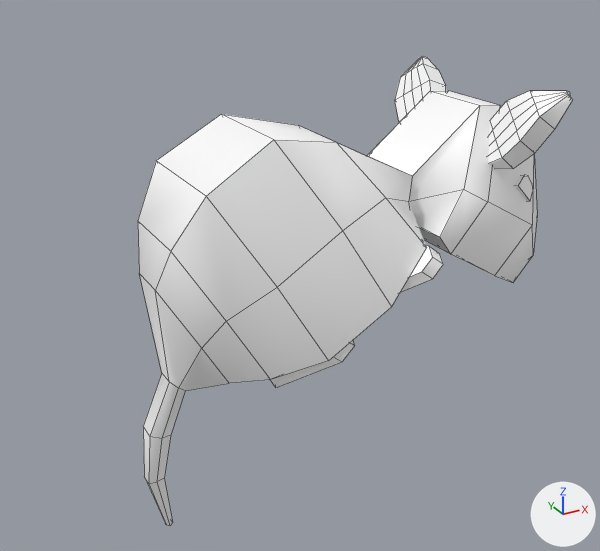
One commit to the FBX model unity/ggj20/Assets/Models/animal/rat/rat_animation_jiggle.fbx: the scene before it, then after it.
One viewpoint serves both versions: a camera (50 mm lens) standing at (-0.00426, -0.00876, 0.00392) and looking at (0.00059, 0.00006, -0.00049). The axes (+X, +Y, +Z) are drawn at lower right. The lights are the same throughout. Mesh edges are drawn as thin lines.

Names of what the first picture shows: 'rat_animation'.
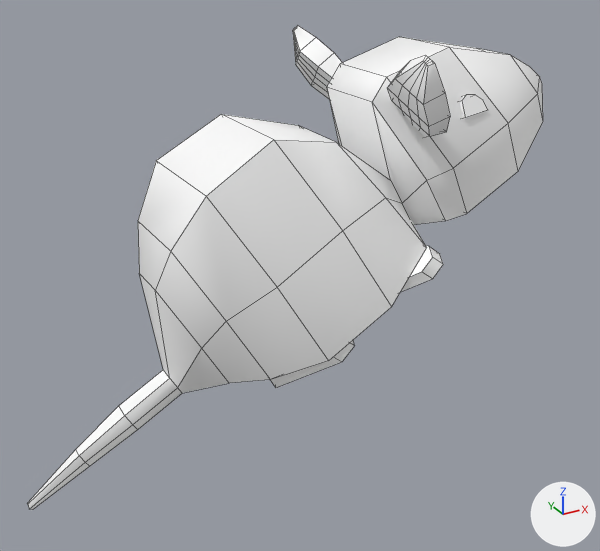
Changed parts and their boxes [x1, y1, x2, y2] in the pictures (600 x 551 px; the box of a moved part takes in the faces that stretch with it):
'rat_animation', reshaped, moved, turned, rescaled: before [138, 56, 573, 526]; after [27, 25, 543, 510]
part 1 of me_rat_animation, moved or reshaped: before [515, 175, 533, 201]; after [460, 95, 488, 119]
part 2 of me_rat_animation, moved or reshaped: before [488, 91, 573, 169]; after [388, 55, 450, 138]
part 3 of me_rat_animation, moved or reshaped: before [395, 56, 446, 122]; after [293, 25, 342, 99]
part 4 of me_rat_animation, moved or reshaped: before [142, 91, 537, 526]; after [27, 37, 543, 510]

The change in detail:
me_rat_animation is used by ob_rat_animation; parent ob_world_root; location (0.0, 0.0, 0.0).
me_rat_animation had 262 vertices, 222 faces and spanned x -0.173..0.442, y -0.375..0.193, z -0.153..0.154.
me_rat_animation now has 262 vertices, 222 faces and spans x -0.406..0.473, y 0.0..0.25, z -0.153..0.153.
me_rat_animation part 1: the loose piece of 12 vertices spanning x 0.32..0.353, y 0.037..0.074, z 0.081..0.106 is turned 30 degrees about the z axis through its middle, then moved by (-0.032, 0.071, 0.0).
me_rat_animation part 2: the loose piece of 50 vertices spanning x 0.279..0.35, y 0.085..0.192, z 0.053..0.154 is turned 30 degrees about the z axis through its middle, then moved by (-0.071, 0.049, 0.0).
me_rat_animation part 3: the loose piece of 50 vertices spanning x 0.279..0.35, y 0.086..0.193, z -0.153..-0.052 is turned 30 degrees about the z axis through its middle, then moved by (-0.071, 0.048, 0.0).
me_rat_animation part 4: 102 of 262 vertices moved; they spanned x -0.173..0.442, y -0.375..0.163, z -0.15..0.149 and now span x -0.406..0.473, y 0.0..0.246, z -0.149..0.149; mean shift (-0.032, 0.125, 0.0); largest move (-0.146, -0.375, 0.001) -> (-0.406, 0.021, 0.005).
In object 'rat_animation' (ob_rat_animation), parent is no longer ob_world_root.
Object 'rat_animation' (ob_rat_animation) moves from (0.0, 0.0, 0.0) to (0.000404, 0.0, -0.0009).
Object 'rat_animation' (ob_rat_animation) turns from (0, 0, 0) to (90, -30, -0) degrees about x, y and z.
Object 'rat_animation' (ob_rat_animation) is rescaled from (1.0, 1.0, 1.0) to (0.01, 0.01, 0.01).
